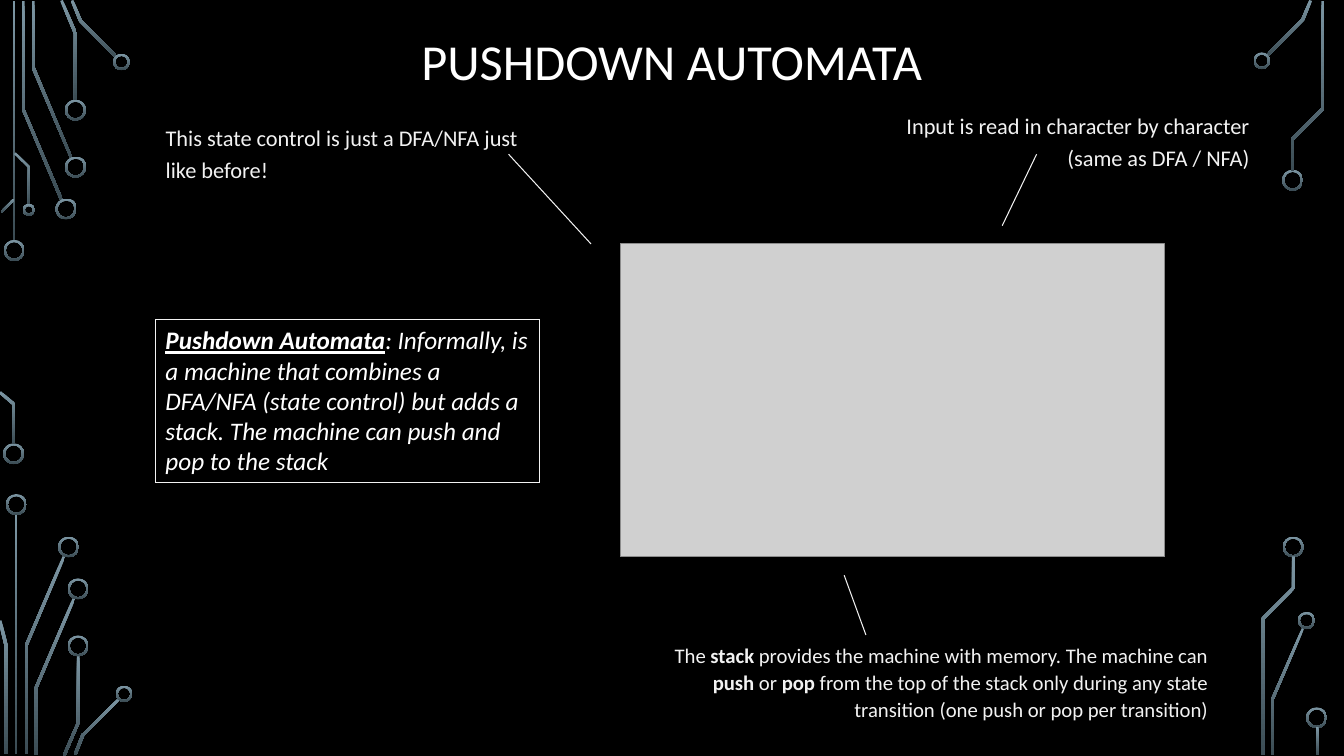
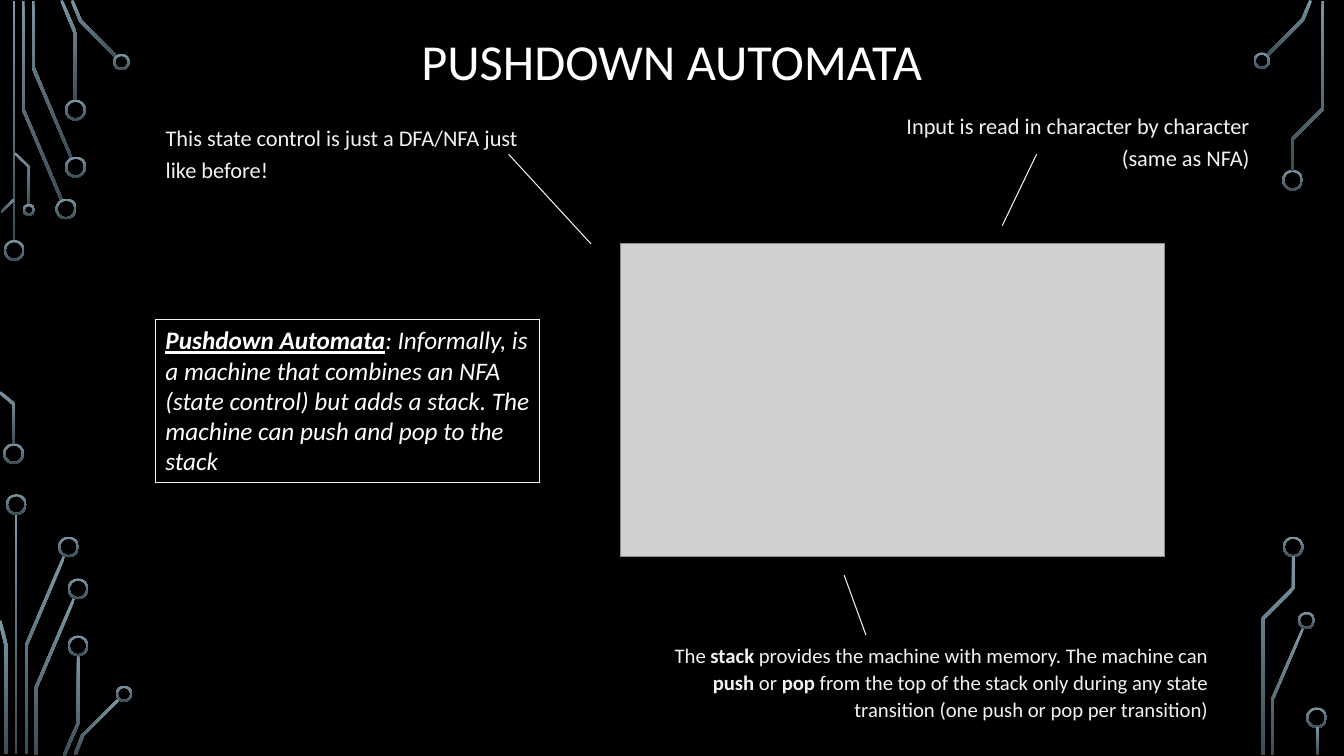
Before and after one commit to markfloryan/dmt2, a slide deck: slide 20 of slides/03-ContextFreeLanguages.pptx. Drawn at 1344x756 pixels with LibreOffice and Linux fonts; fonts in the diff are those of the drawing; grey boxes stand for pictures; background and template pictures are left out. Boxes give left, top, right and bottom in pixels: in the first picture for what was removed or moved away, otherwise in the second. Text is boxed around its words. In the diff, an @@ line names an element or a change of style, - is before the commit and + after.

Commit message:
small fix (dfa removed)

```diff
--- a/slides/03-ContextFreeLanguages.pptx
+++ b/slides/03-ContextFreeLanguages.pptx
@@ text at [906,118,1249,169]: text changed @@
-Input is read in character by character (same as DFA / NFA)
+Input is read in character by character (same as NFA)
@@ text in rectangle at [165,331,529,470]: text changed @@
-Pushdown Automata: Informally, is a machine that combines a DFA/NFA (state control) but adds a stack. The machine can push and pop to the stack
+Pushdown Automata: Informally, is a machine that combines an NFA (state control) but adds a stack. The machine can push and pop to the stack
```
